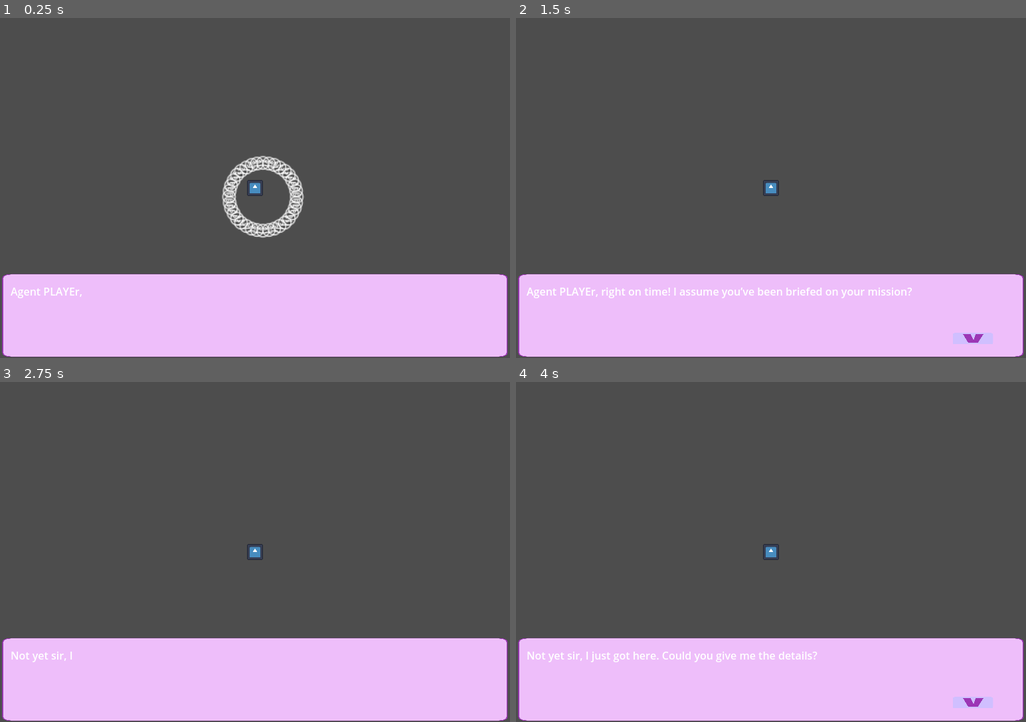
Above: before the commit, frames 1-4 (two rows, left to right).
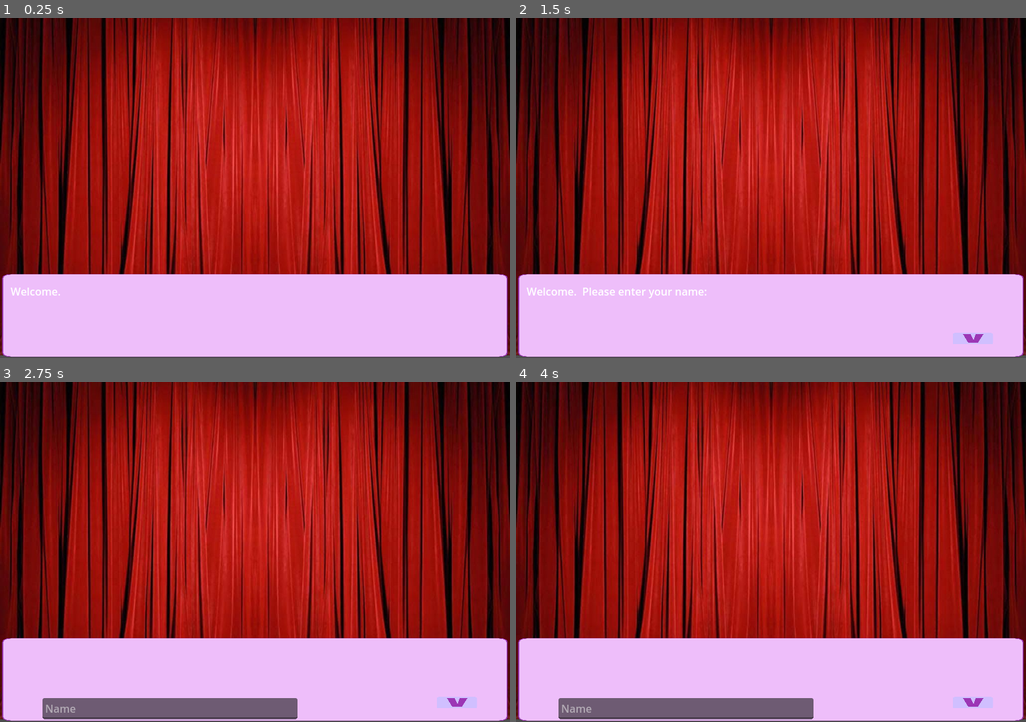
Above: after the commit, the same moments.

Repository: suaviloquence/green-hearts
Game: Godot game, scene res://main.tscn
Two runs of this game, one before a commit and one after it. Both use one fixed random seed, a clock stepped at 60 frames per second and the inputs below. The engine's default icon, where the game draws it, is replaced by a stand-in: a white triangle on a blue panel in a dark square.
Inputs (mouse positions are in pixels of both pictures, inside the frame that each line leads up to):
- Up to frame 1 (0.25 s): no input
- Up to frame 2 (1.5 s): move the mouse to (771, 317) at 0.52 s; press the mouse at (771, 317) at 0.53 s; move the mouse to (669, 205) at 1.27 s; release the mouse at (669, 205) at 1.28 s; click (669, 205) at 1.35 s
- Up to frame 3 (2.75 s): tap Enter at 2 s; move the mouse to (459, 701) at 2.02 s; press the mouse at (459, 701) at 2.03 s
- Up to frame 4 (4 s): tap Space at 2.75 s; move the mouse to (771, 681) at 2.77 s; release the mouse at (771, 681) at 2.78 s; click (771, 681) at 2.85 s; tap Enter at 3.5 s; move the mouse to (924, 603) at 3.52 s; press the mouse at (924, 603) at 3.53 s

The runs differ from the first frame. In frame 1, 76% of the frame differs, in the area x 0-100%, y 0-100%; in frame 2, 76%; in frame 3, 79%; in frame 4, 79%.

Commit message:
nile has been backgrounded

Diff:
--- a/main.gd
+++ b/main.gd
@@ -5,8 +5,8 @@
 
 # Called when the node enters the scene tree for the first time.
 func _ready() -> void:
-	#await $PlayerInfo.start_with(player)
-	player.player_name = "PLAYEr"
+	await $PlayerInfo.start_with(player)
+	$PlayerInfo.queue_free()
 
 	var selection = preload("res://selection.tscn").instantiate()
 	selection.player = player
--- a/main.tscn
+++ b/main.tscn
@@ -1,9 +1,8 @@
-[gd_scene load_steps=5 format=3 uid="uid://dse24gbhi00pt"]
+[gd_scene load_steps=4 format=3 uid="uid://dse24gbhi00pt"]
 
 [ext_resource type="Script" path="res://main.gd" id="1_px7dg"]
 [ext_resource type="PackedScene" uid="uid://bdifi3wieria0" path="res://player_info.tscn" id="3_5hbmc"]
 [ext_resource type="PackedScene" uid="uid://b7qkjxest14rw" path="res://Player.tscn" id="3_ys08s"]
-[ext_resource type="PackedScene" uid="uid://dolwftll732dc" path="res://emoji_explosion.tscn" id="4_8o3a4"]
 
 [node name="Main" type="Node2D"]
 script = ExtResource("1_px7dg")
@@ -11,7 +10,3 @@
 [node name="Player" parent="." instance=ExtResource("3_ys08s")]
 
 [node name="PlayerInfo" parent="." instance=ExtResource("3_5hbmc")]
-
-[node name="EmojiExplosion" parent="." instance=ExtResource("4_8o3a4")]
-position = Vector2(384, 256)
-emoji = "😔"
--- a/nile_confession.tscn
+++ b/nile_confession.tscn
@@ -1,7 +1,16 @@
-[gd_scene load_steps=3 format=3 uid="uid://cggpbatydkrvb"]
+[gd_scene load_steps=4 format=3 uid="uid://brf1in8eeacpe"]
 
-[ext_resource type="PackedScene" path="res://level.tscn" id="1_d7lhw"]
+[ext_resource type="PackedScene" uid="uid://d080f10bt85i1" path="res://level.tscn" id="1_d7lhw"]
 [ext_resource type="Script" path="res://nile_confession.gd" id="2_f5r1u"]
+[ext_resource type="Texture2D" uid="uid://c36e48crv8ip4" path="res://sunset_beach.jpg" id="3_rehq0"]
 
 [node name="Nile Confession" instance=ExtResource("1_d7lhw")]
 script = ExtResource("2_f5r1u")
+
+[node name="TextureRect" type="TextureRect" parent="." index="0"]
+offset_top = -4.0
+offset_right = 768.0
+offset_bottom = 508.0
+texture = ExtResource("3_rehq0")
+expand_mode = 1
+stretch_mode = 6
--- a/nile_cooking_date.tscn
+++ b/nile_cooking_date.tscn
@@ -1,9 +1,18 @@
-[gd_scene load_steps=3 format=3 uid="uid://cwabwj3cp0iyn"]
+[gd_scene load_steps=4 format=3 uid="uid://b1rce4vi5ovll"]
 
-[ext_resource type="PackedScene" path="res://level.tscn" id="1_8ss64"]
+[ext_resource type="PackedScene" uid="uid://d080f10bt85i1" path="res://level.tscn" id="1_8ss64"]
 [ext_resource type="Script" path="res://nile_cooking_date.gd" id="2_gqmf2"]
+[ext_resource type="Texture2D" uid="uid://84sfwcym0unb" path="res://kitchen.jpg" id="3_065qp"]
 
 [node name="Nile Cooking Date" instance=ExtResource("1_8ss64")]
 script = ExtResource("2_gqmf2")
 sustainability = 0
 taste = 0
+
+[node name="TextureRect" type="TextureRect" parent="." index="0"]
+offset_top = -4.0
+offset_right = 768.0
+offset_bottom = 508.0
+texture = ExtResource("3_065qp")
+expand_mode = 1
+stretch_mode = 6
--- a/nile_endings.gd
+++ b/nile_endings.gd
@@ -3,7 +3,7 @@
 var bad_ending_final = DialogNode.new("**BREAKING NEWS: HOUSES ALONG THE COAST DESTROYED DUE TO FLASH FLOOD**", null)
 var bad_ending_6 = DialogNode.new("You can only watch as the tide rushes towards you. You failed.", bad_ending_final)
 var bad_ending_5 = DialogNode.new("He walks away as the ocean tide gets higher and higher. The lifeguard on the beach is yelling in her megaphone to run, that something isn’t right. That this is unnatural.", bad_ending_6)
-var bad_ending_4 = DialogNode.new("Nile: You’re just like the others. Just want to convert me for your own purpose. I’m done.", bad_ending_5)
+var bad_ending_4 = DialogNode.new("Nile: You’re just like the others. Just want to convert me for your own purpose. I’m done.", bad_ending_5, null, func(_p): $TextureRect.texture = preload("res://tsunami.jpg"))
 var bad_ending_3 = DialogNode.new("You can’t say a word. He figured out your mission himself. He notices your silence, and sighs.", bad_ending_4)
 var bad_ending_2 = DialogNode.new("He takes a pause, before his expression turns angry.
 Nile: Wait, every time we were together, you mentioned sustainability. Why did you mention it so much? Were you pushing that agenda on me?", bad_ending_3)
--- a/nile_endings.tscn
+++ b/nile_endings.tscn
@@ -1,7 +1,16 @@
-[gd_scene load_steps=3 format=3 uid="uid://qc6aeo4y2k55"]
+[gd_scene load_steps=4 format=3 uid="uid://qc6aeo4y2k55"]
 
 [ext_resource type="PackedScene" uid="uid://d080f10bt85i1" path="res://level.tscn" id="1_onftt"]
 [ext_resource type="Script" path="res://nile_endings.gd" id="2_byf5h"]
+[ext_resource type="Texture2D" uid="uid://c36e48crv8ip4" path="res://sunset_beach.jpg" id="3_axl2p"]
 
 [node name="Nile Endings" instance=ExtResource("1_onftt")]
 script = ExtResource("2_byf5h")
+
+[node name="TextureRect" type="TextureRect" parent="." index="0"]
+offset_top = -4.0
+offset_right = 768.0
+offset_bottom = 508.0
+texture = ExtResource("3_axl2p")
+expand_mode = 1
+stretch_mode = 6
--- a/nile_interlude_togame.gd
+++ b/nile_interlude_togame.gd
@@ -2,10 +2,8 @@
 var instructions2 = DialogNode.new("Do your best to maximize on taste and sustainability, otherwise Nile will not be moved! If you purchase every ingredient before the time limit, click Done! in the bottom right corner.", null)
 var instructions = DialogNode.new("TO PLAY: Click on item to see details, click again to purchase it. If you already have an item,
 double click on it to put it back. Click the side arrows to navigate between the shelves.", instructions2)
-var warning = DialogNode.new("Remember, tread carefully, if he doesn’t choose to live sustainably after this confession, it may be impossible to ever control the water damage he can cause.", instructions)
 
 # Called when the node enters the scene tree for the first time.
 func _ready() -> void:
-	self.tree = DialogNode.new("It has been a couple of dates since the cooking one. It’s enough for you to feel like it’s time to confess to Nile, and see if he’s willing to be sustainable with you.
-	You have invited him on a beach date, with a little romantic picnic!", warning) # Replace with function body.
+	self.tree = DialogNode.new("It's time to go shopping for your cooking date with Nile!  You decide to make shrimp scampi on linguine.", instructions)
 	super._ready()
--- a/nile_meet_cute.tscn
+++ b/nile_meet_cute.tscn
@@ -1,7 +1,14 @@
-[gd_scene load_steps=3 format=3 uid="uid://clbchfxrdaj0x"]
+[gd_scene load_steps=4 format=3 uid="uid://clbchfxrdaj0x"]
 
 [ext_resource type="PackedScene" uid="uid://d080f10bt85i1" path="res://level.tscn" id="1_t84ws"]
 [ext_resource type="Script" path="res://nile_meet_cute.gd" id="2_0fda7"]
+[ext_resource type="Texture2D" uid="uid://b8cc6k32ephjs" path="res://pool.jpg" id="3_frb2u"]
 
 [node name="Nile Meet-cute" instance=ExtResource("1_t84ws")]
 script = ExtResource("2_0fda7")
+
+[node name="TextureRect" type="TextureRect" parent="." index="0"]
+offset_right = 768.0
+offset_bottom = 512.0
+texture = ExtResource("3_frb2u")
+expand_mode = 1
--- a/player_info.gd
+++ b/player_info.gd
@@ -4,7 +4,7 @@
 	var Level := preload("res://level.tscn")
 	var intro := Level.instantiate()
 	intro.player = player
-	intro.tree = DialogNode.new("Welcome.  Please enter your name: ", Terminus.new(), intro.SCARY_GUY);
+	intro.tree = DialogNode.new("Welcome.  Please enter your name: ", Terminus.new());
 	add_child(intro)
 	await intro.done
 
@@ -15,7 +15,7 @@
 		box_abuse.tree = DialogNode.new("", Terminus.new())
 		box_abuse.player = player
 		add_child(box_abuse)
-		move_child(box_abuse, 0)
+		move_child(box_abuse, 1)
 		await box_abuse.done
 
 		if not $Name.text: continue
@@ -30,7 +30,6 @@
 		confirm.player = player
 		add_child(confirm)
 		await confirm.done
-		print(player.player_name)
 
 	var prns = Level.instantiate()
 	prns.player = player
--- a/player_info.tscn
+++ b/player_info.tscn
@@ -1,9 +1,18 @@
-[gd_scene load_steps=2 format=3 uid="uid://bdifi3wieria0"]
+[gd_scene load_steps=3 format=3 uid="uid://bdifi3wieria0"]
 
 [ext_resource type="Script" path="res://player_info.gd" id="1_84kwb"]
+[ext_resource type="Texture2D" uid="uid://dpbe2wenlooay" path="res://curtains.jpg" id="2_fgx8g"]
 
 [node name="PlayerInfo" type="Node2D"]
 script = ExtResource("1_84kwb")
+
+[node name="TextureRect" type="TextureRect" parent="."]
+offset_top = -4.0
+offset_right = 768.0
+offset_bottom = 508.0
+texture = ExtResource("2_fgx8g")
+expand_mode = 1
+stretch_mode = 6
 
 [node name="Name" type="LineEdit" parent="."]
 visible = false
--- a/selection.gd
+++ b/selection.gd
@@ -15,11 +15,11 @@
 var hq_disaster_reasoning = DialogNode.new("Not control per se: they are seemingly unaware of their condition. It’s more accurate to say that their moods are inexplicably linked to the pattern of appearances of natural disasters.",
 			DialogNode.new("Here’s where we need you.  We’ve determined that the best way forward is to give them a little help  …(324 unchanged characters)…
 var y_n_brief_response = DialogNode.new("Hold on. Are you saying that these three people have the power to control natural disasters?", hq_disaster_reasoning, null)
-var hq_briefing = DialogNode.new("No worries $name.  We have …(405 unchanged characters)… and spontaneously.”", y_n_brief_response, preload("res://down.png"))
+var hq_briefing = DialogNode.new("No worries $name.  We have …(405 unchanged characters)… and spontaneously.”", y_n_brief_response)
 var y_n_prompt_brief = DialogNode.new("Not yet sir, I just got here. Could you give me the details?", hq_briefing, null)
 
 
 func _ready():
-	tree = DialogNode.new("Agent $name, right on time! I assume you’ve been briefed on your mission?", y_n_prompt_brief, preload("res://icon.svg"))
+	tree = DialogNode.new("Agent $name, right on time! I assume you’ve been briefed on your mission?", y_n_prompt_brief)
 	#tree = hq_rhea_description
 	super._ready()
--- a/selection.tscn
+++ b/selection.tscn
@@ -2,9 +2,15 @@
 
 [ext_resource type="PackedScene" uid="uid://d080f10bt85i1" path="res://level.tscn" id="1_uf0i1"]
 [ext_resource type="Script" path="res://selection.gd" id="2_uxu0p"]
-[ext_resource type="PackedScene" uid="uid://b7qkjxest14rw" path="res://Player.tscn" id="3_umewr"]
+[ext_resource type="Texture2D" uid="uid://b4nvbta1y0uv5" path="res://moniteur.png" id="3_xldkw"]
 
 [node name="Selection" instance=ExtResource("1_uf0i1")]
 script = ExtResource("2_uxu0p")
 
-[node name="Player" parent="." index="0" instance=ExtResource("3_umewr")]
+[node name="TextureRect" type="TextureRect" parent="." index="0"]
+offset_top = -4.0
+offset_right = 768.0
+offset_bottom = 508.0
+texture = ExtResource("3_xldkw")
+expand_mode = 1
+stretch_mode = 6
Binary file added: curtains.jpg
Not shown, added: curtains.jpg.import
Binary file added: kitchen.jpg
Not shown, added: kitchen.jpg.import
Binary file added: moniteur.png
Not shown, added: moniteur.png.import
Binary file added: monitor.png
Not shown, added: monitor.png.import
Not shown: 1 places in nile_interlude_togame.tscn that only renumber resources
Binary file added: pool.jpg
Not shown, added: pool.jpg.import
Binary file added: sunset_beach.jpg
(and 4 more such lines)
